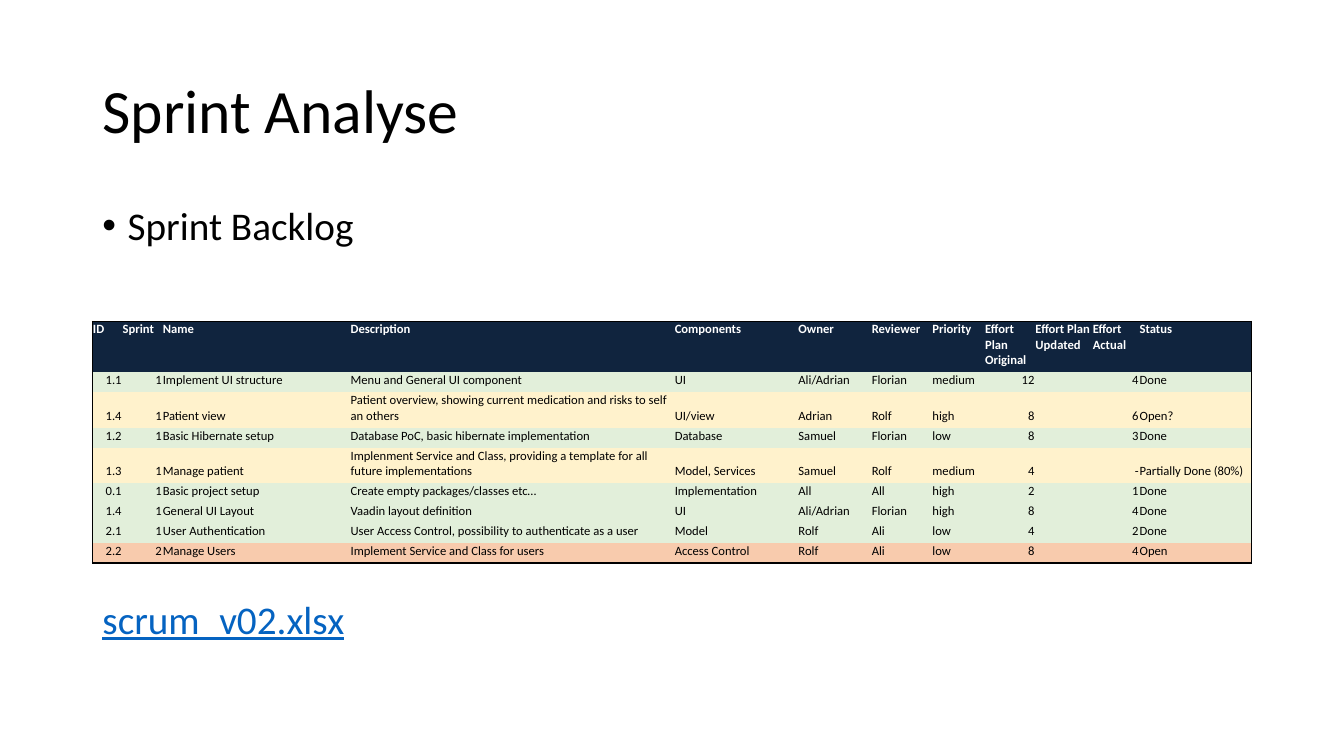
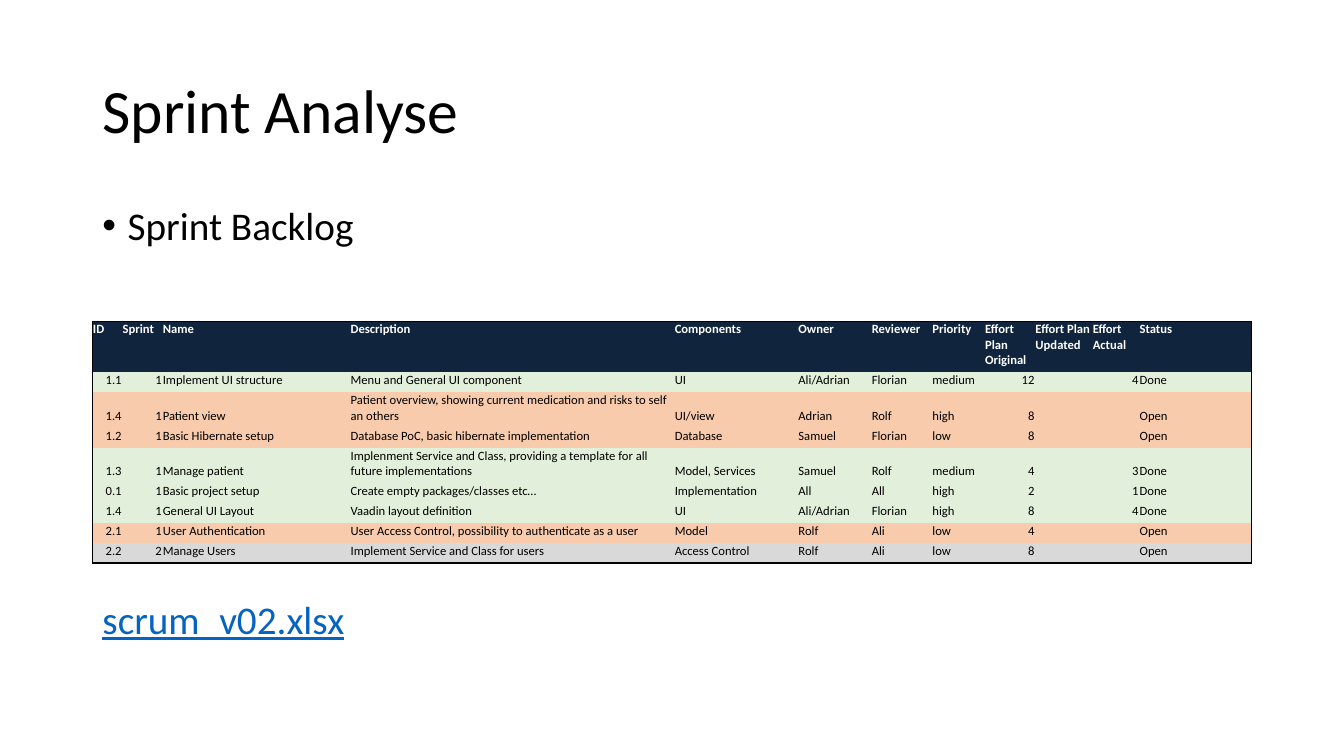
Before and after one commit to AdrianAulbach/CS1, a slide deck: slide 3 of doc/CS1/task10/Präsentation Task10.pptx. Drawn at 1344x756 pixels with LibreOffice and Linux fonts; fonts in the diff are those of the drawing. Boxes give left, top, right and bottom in pixels: in the first picture for what was removed or moved away, otherwise in the second. Text is boxed around its words. In the diff, an @@ line names an element or a change of style, - is before the commit and + after.

Commit message:
upd präsi, sprint 02 backlog

```diff
--- a/doc/CS1/task10/Präsentation Task10.pptx
+++ b/doc/CS1/task10/Präsentation Task10.pptx
@@ table at box(93, 322, 1253, 561) @@
-row 3, column 11: 6
+row 3, column 11: 
-row 3, column 12: Open?
+row 3, column 12: Open
-row 4, column 11: 3
+row 4, column 11: 
-row 4, column 12: Done
+row 4, column 12: Open
-row 5, column 11: -
+row 5, column 11: 3
-row 5, column 12: Partially Done (80%)
+row 5, column 12: Done
-row 8, column 11: 2
+row 8, column 11: 
-row 8, column 12: Done
+row 8, column 12: Open
-row 9, column 11: 4
+row 9, column 11: 
@@ fill #FFF2CC to #F8CBAD in row 3 @@
@@ fill #E2EFDA to #F8CBAD in 24 cells @@
@@ fill #FFF2CC to #E2EFDA in row 5 @@
@@ fill #F8CBAD to #D9D9D9 in row 9 @@
```
Also in this commit, not shown: 2 other slides changed, 1 other file.
